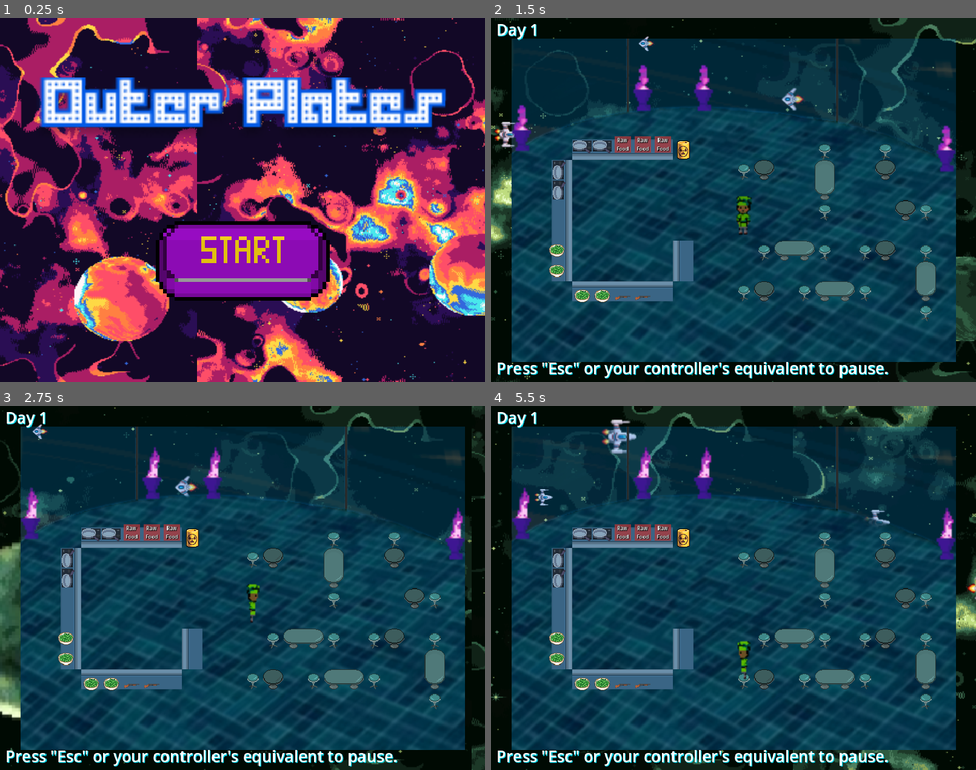
Above: before the commit, frames 1-4 (two rows, left to right).
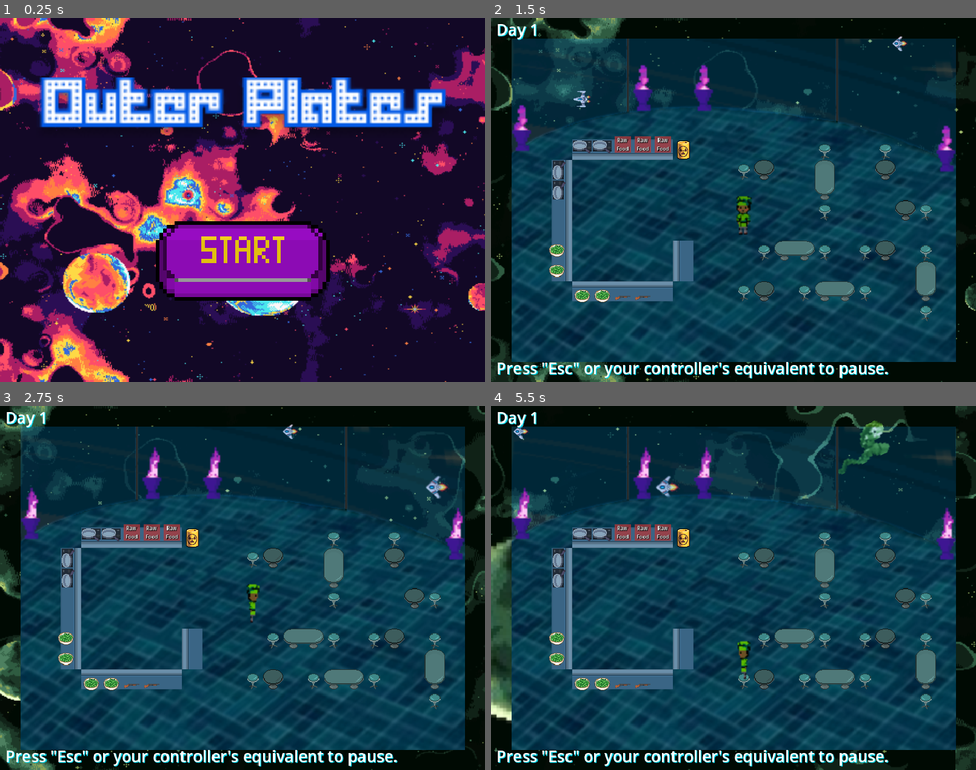
Above: after the commit, the same moments.

Repository: Alexander-Worley/Outer-Plates
Game: Godot game, scene res://Scenes/MainMenu/mainMenu.tscn
Same seed, same stepped clock (60 frames per second), same inputs: the game is played once before the commit and once after it.
Inputs (mouse positions are in pixels of both pictures, inside the frame that each line leads up to):
- Up to frame 1 (0.25 s): no input
- Up to frame 2 (1.5 s): click (733, 261) at 0.5 s; click "Main Restaurant" at 1.25 s
- Up to frame 3 (2.75 s): hold Right (face_right) from 2.03 s (still down); hold Q (interact) from 2.03 s (still down)
- Up to frame 4 (5.5 s): release Right (face_right) at 2.78 s; release Q (interact) at 2.78 s; hold S (down) 2.78-3.53 s; tap E (pickup) at 2.85, 4.35 s; hold Right (face_right) 3.53-4.28 s; hold Q (interact) 3.53-4.28 s; hold Up (face_up) 4.28-5.03 s; hold Left (face_left) from 5.03 s (still down); hold Q (interact) from 5.03 s (still down)

The runs differ from the first frame. In frame 1, 49% of the frame differs, in the area x 0-100%, y 0-100%; in frame 2, 6.9%; in frame 3, 6.1%; in frame 4, 8.5%.

Commit message:
Background scroll offset now resets automatically.
Closes #76

Diff:
--- a/DevScenes/Alexander/Alexander.tscn
+++ b/DevScenes/Alexander/Alexander.tscn
@@ -20,7 +20,7 @@
 [node name="Environment" type="Node2D" parent="."]
 
 [node name="Background" parent="Environment" instance=ExtResource("1_1fft2")]
-scroll_offset = Vector2(-2.26516e+06, 0)
+scroll_offset = Vector2(-1.0787, 0)
 Planet = "Green Planet"
 
 [node name="Alexander" type="Label" parent="Environment/Background"]
--- a/Scenes/Background/background.gd
+++ b/Scenes/Background/background.gd
@@ -28,6 +28,7 @@
 @onready var logo = $Logo
 
 func _ready():
+	scroll_offset.x = 0
 	backgroundTexture.texture = BG_TEXTURES[Planet]
 	logo.texture = LOGO_SPRITES[Planet]
 	dinerTexture.texture = DINER_TEXTURES[Planet]
